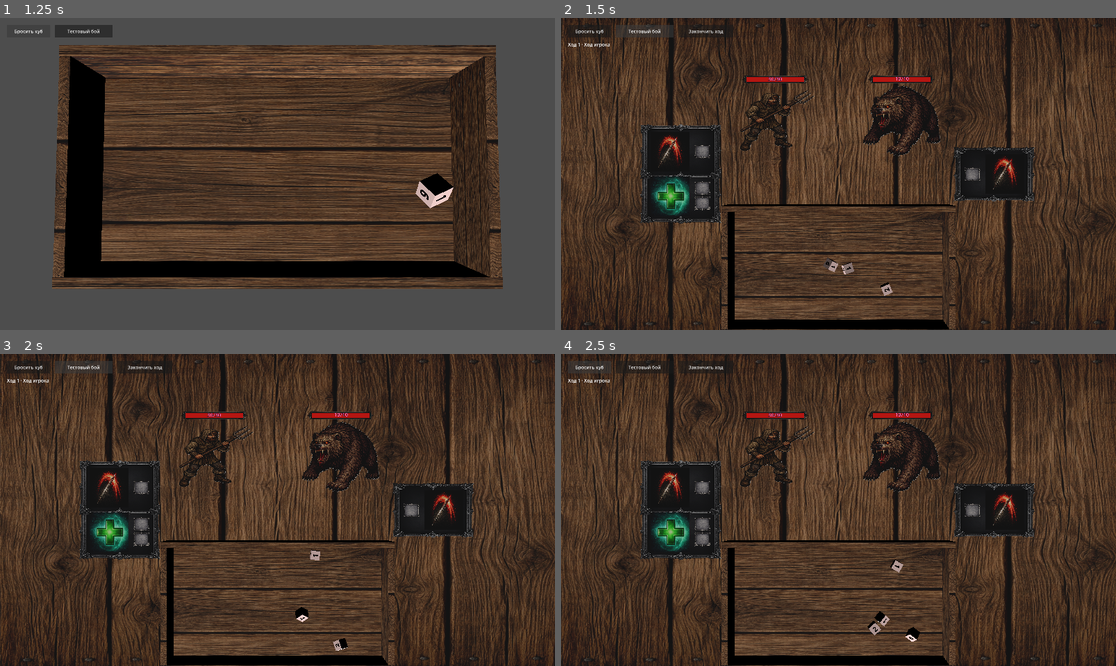
Above: before the commit, frames 1-4 (two rows, left to right).
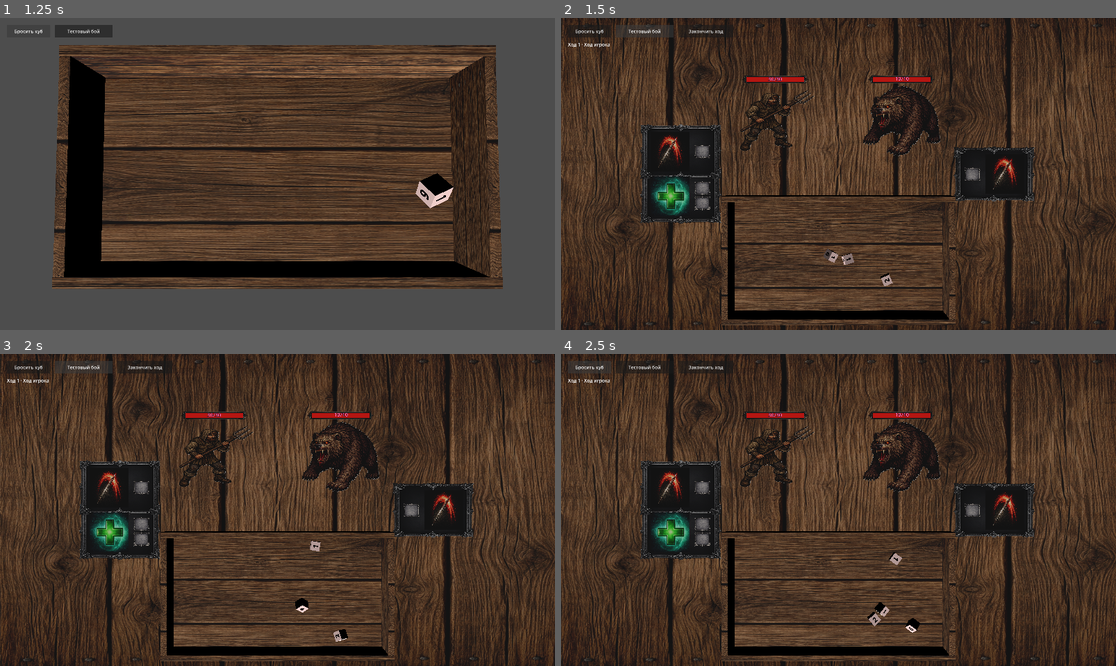
Above: after the commit, the same moments.

Repository: olegbogai-web/dicegame
Game: Godot game, scene res://scenes/board.tscn
Two runs of this game, one before a commit and one after it. Both use one fixed random seed, a clock stepped at 60 frames per second and the inputs below.
Inputs:
- Up to frame 1 (1.25 s): click "Бросить куб" at 0.5 s
- Up to frame 2 (1.5 s): click "Тестовый бой" at 1.25 s
- Up to frame 3 (2 s): no input
- Up to frame 4 (2.5 s): click "Бросить куб" at 2 s

Frame 1 is identical in both runs. In frame 2, 9.3% of the frame differs, in the area x 28-72%, y 56-100%; in frame 3, 9.3%; in frame 4, 9.4%.

Commit message:
добавил коече

Diff:
--- a/scenes/new_battle_table.tscn
+++ b/scenes/new_battle_table.tscn
@@ -73,7 +73,7 @@
 script = ExtResource("2_runtime")
 
 [node name="board" parent="." unique_id=1670483730 instance=ExtResource("1_47dlb")]
-transform = Transform3D(1.3, 0, 0, 0, 1.3, 0, 0, 0, 1.3, 0, 0.11484551, 4.2813234)
+transform = Transform3D(1.3, 0, 0, 0, 1.3, 0, 0, 0, 1.3, 0, 0.11484551, 3.8515015)
 
 [node name="battle_camera" type="Camera3D" parent="." unique_id=1491977685]
 transform = Transform3D(1, 0, 0, 0, -4.371139e-08, 1, 0, -1, -4.371139e-08, 0, 21.005013, -4.8104437e-07)
